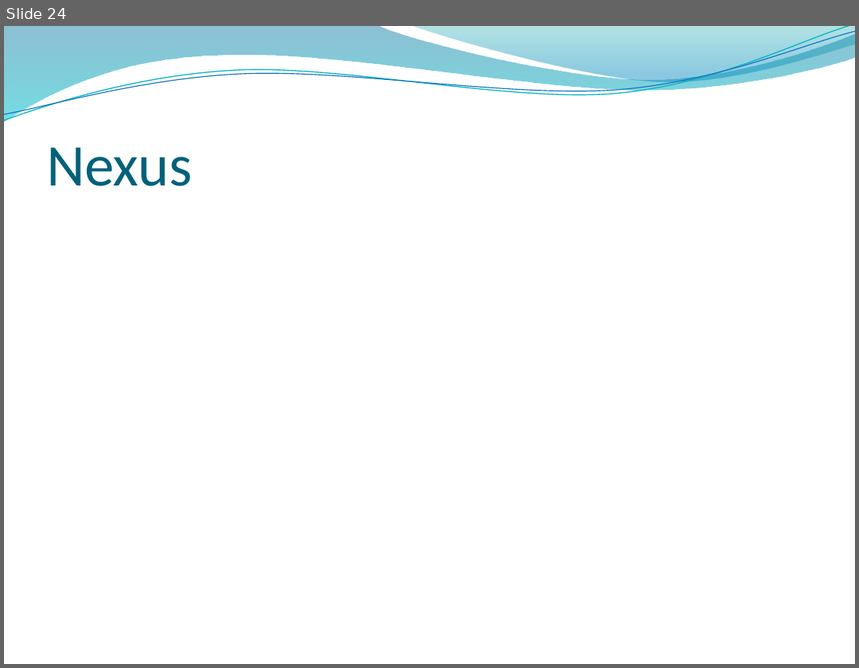
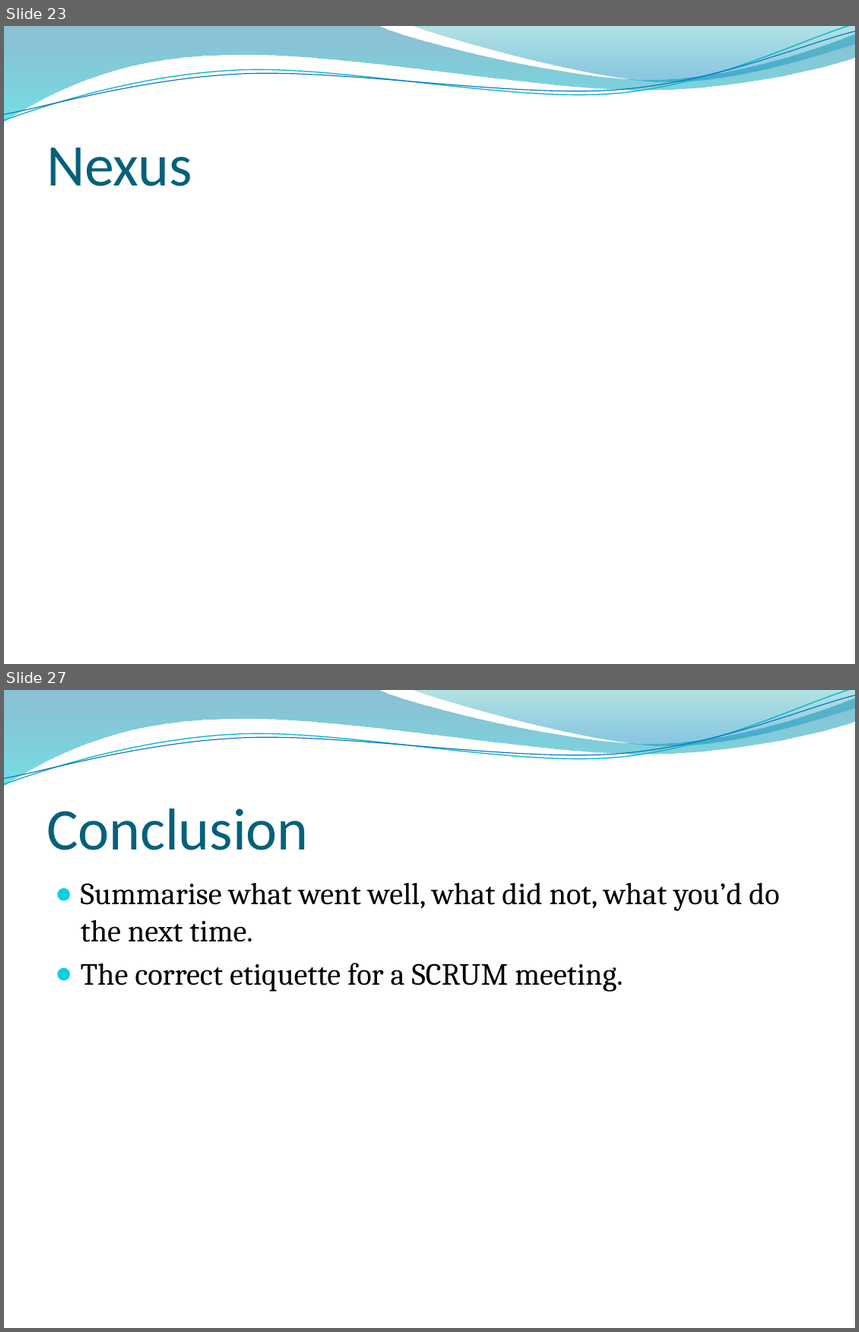
Before and after one commit to Brad94/Team2CIProject, a slide deck: Presentation.pptx. Shown one above the other, each under a label of ours: slide 24 before the commit, slides 23 and 27 after it; the slides between them are not shown. The pictures are 859x668 and 859x1332 pixels, drawn with LibreOffice and Linux fonts; fonts in the diff are those of the drawing; background and template pictures are left out. Boxes give left, top, right and bottom in pixels: in the first picture for what was removed or moved away, otherwise in the second. Text is boxed around its words. In the diff, an @@ line names an element or a change of style, - is before the commit and + after.

```diff
--- a/Presentation.pptx
+++ b/Presentation.pptx
@@ slide 27 added at box(4, 690, 855, 1328), background picture (left out); not listed: 4 template elements that a slide beside it also shows @@
@@ title added at box(47, 809, 309, 850), 50 pt, text #04617B @@
+Conclusion
@@ text added at box(81, 883, 779, 992), 26 pt, text #000000 @@
+● Summarise what went well, what did not, what you’d do the next time.
+● The correct etiquette for a SCRUM meeting.
@@ what was slide 24 is now slide 23 @@
```
Also in this commit, not shown: 10 slides changed, 6 other slides added.
